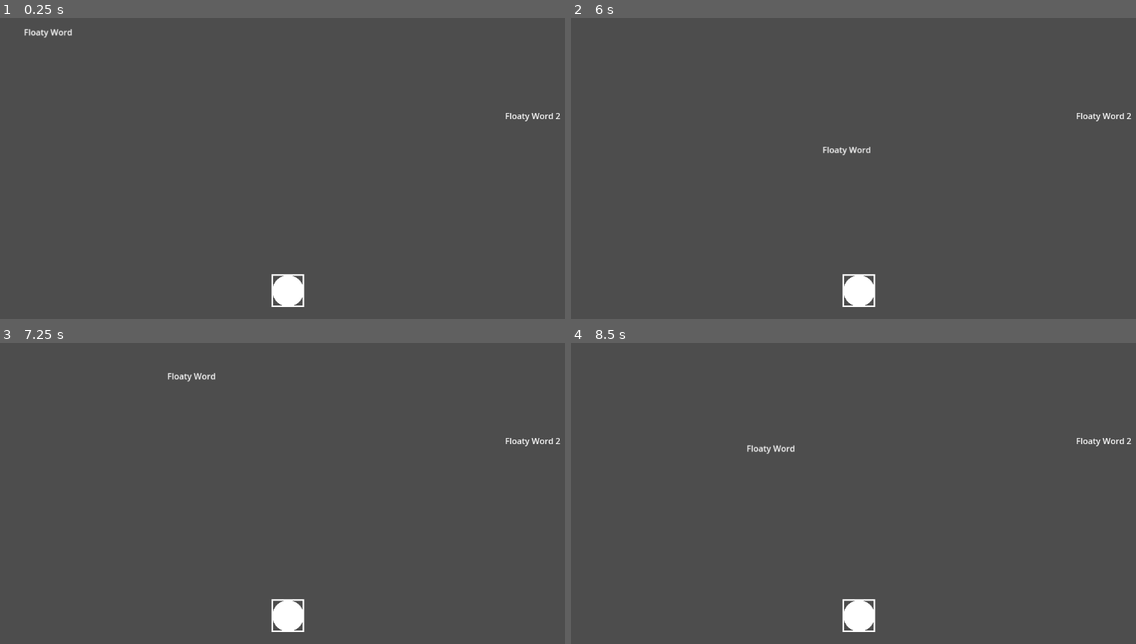
Above: before the commit, frames 1-4 (two rows, left to right).
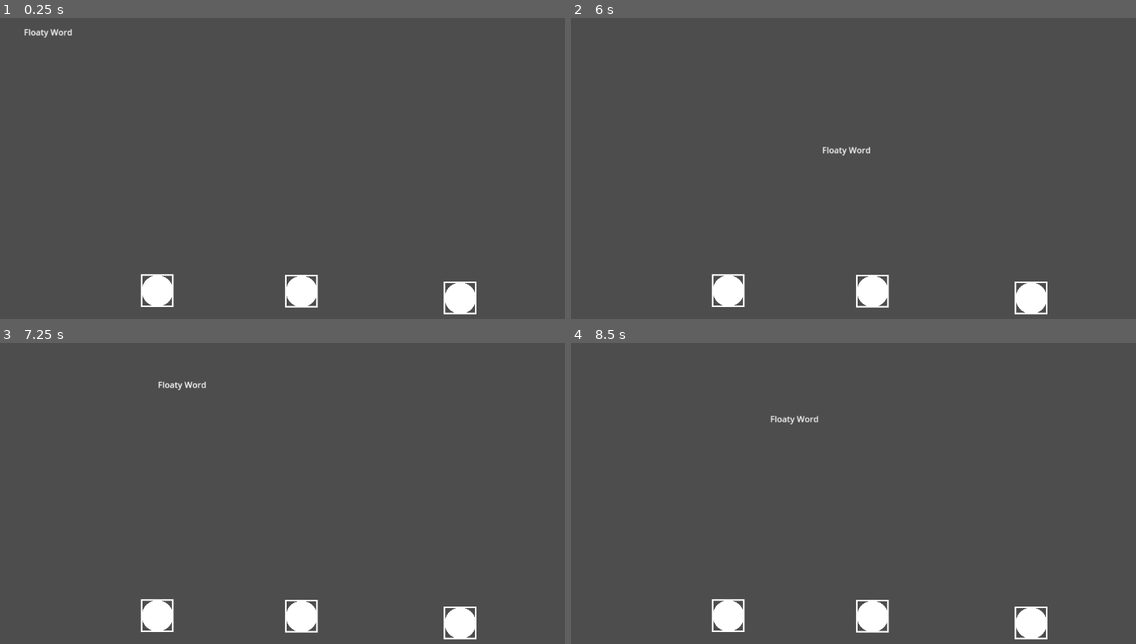
Above: after the commit, the same moments.

Repository: library-rat/Learning_english_fast_version
Game: Godot game, scene res://main_scene.tscn
Two runs of this game, one before a commit and one after it. Both use one fixed random seed, a clock stepped at 60 frames per second and the inputs below.
Inputs (mouse positions are in pixels of both pictures, inside the frame that each line leads up to):
- Up to frame 1 (0.25 s): no input
- Up to frame 2 (6 s): tap Enter at 0.5 s; move the mouse to (1000, 168) at 0.52 s; click (1000, 168) at 0.6 s; drag from (751, 201) to (876, 117) at 1.27 s; move the mouse to (932, 111) at 2.02 s; click (932, 111) at 2.1 s; drag from (842, 252) to (689, 135) at 2.77 s; move the mouse to (1051, 237) at 3.52 s; click (1051, 237) at 3.6 s; drag from (689, 135) to (876, 117) at 4.27 s; tap Space at 5 s; move the mouse to (898, 186) at 5.02 s; click (898, 186) at 5.1 s; drag from (780, 102) to (751, 201) at 5.77 s
- Up to frame 3 (7.25 s): move the mouse to (429, 493) at 6.52 s; click (429, 493) at 6.6 s
- Up to frame 4 (8.5 s): drag from (751, 526) to (876, 442) at 7.27 s; move the mouse to (932, 436) at 8.02 s; click (932, 436) at 8.1 s

The runs differ from the first frame. In frame 1, 1.9% of the frame differs, in the area x 24-100%, y 31-99%; in frame 2, 1.9%; in frame 3, 2.1%; in frame 4, 2.1%, in the area x 24-100%, y 24-99%.

Commit message:
adding beginning of guess manager

Diff:
--- /dev/null
+++ b/guess_manager.gd
@@ -0,0 +1,15 @@
+extends Node2D
+
+var guess_phrase = "I am me"
+signal list_of_word(list)
+# Called when the node enters the scene tree for the first time.
+func _ready():
+	var list_word = guess_phrase.split(" ")
+	list_of_word.emit(list_word)
+	var screen_size = DisplayServer.screen_get_size()
+	var section : int = screen_size.y/list_word.size()
+
+
+# Called every frame. 'delta' is the elapsed time since the previous frame.
+func _process(delta):
+	pass
--- /dev/null
+++ b/guess_manager.tscn
@@ -0,0 +1,6 @@
+[gd_scene load_steps=2 format=3 uid="uid://dutduxxp7b2rp"]
+
+[ext_resource type="Script" path="res://guess_manager.gd" id="1_4q543"]
+
+[node name="Guess_Manager" type="Node2D"]
+script = ExtResource("1_4q543")
--- a/main_scene.tscn
+++ b/main_scene.tscn
@@ -1,9 +1,8 @@
-[gd_scene load_steps=6 format=3 uid="uid://dpna0op8rynyd"]
+[gd_scene load_steps=5 format=3 uid="uid://dpna0op8rynyd"]
 
 [ext_resource type="PackedScene" uid="uid://dhu6wbwe4i0el" path="res://guess_word.tscn" id="2_q00og"]
 [ext_resource type="Script" path="res://WordRestArea.gd" id="3_2qxgc"]
 [ext_resource type="PackedScene" uid="uid://b6ua6x457scph" path="res://word_trajectory.tscn" id="3_bff4i"]
-[ext_resource type="PackedScene" uid="uid://cbgiwlerln3y2" path="res://dragable_word.tscn" id="4_j7m2a"]
 
 [sub_resource type="CapsuleShape2D" id="CapsuleShape2D_hrpbi"]
 radius = 148.0
@@ -19,16 +18,15 @@
 [node name="CollisionShape2D" type="CollisionShape2D" parent="WordRestArea"]
 shape = SubResource("CapsuleShape2D_hrpbi")
 
-[node name="Guess_word" parent="." instance=ExtResource("2_q00og")]
-position = Vector2(555, 526)
-
 [node name="Word_trajectory" parent="." instance=ExtResource("3_bff4i")]
 
-[node name="Dragable_Word" parent="." instance=ExtResource("4_j7m2a")]
-offset_left = 972.0
-offset_top = 177.0
-offset_right = 1065.0
-offset_bottom = 200.0
-text = "Floaty Word 2"
+[node name="Guess_word" parent="." instance=ExtResource("2_q00og")]
+position = Vector2(304, 526)
+
+[node name="Guess_word2" parent="." instance=ExtResource("2_q00og")]
+position = Vector2(581, 527)
+
+[node name="Guess_word3" parent="." instance=ExtResource("2_q00og")]
+position = Vector2(886, 540)
 
 [connection signal="body_exited" from="WordRestArea" to="WordRestArea" method="_on_body_exited"]
